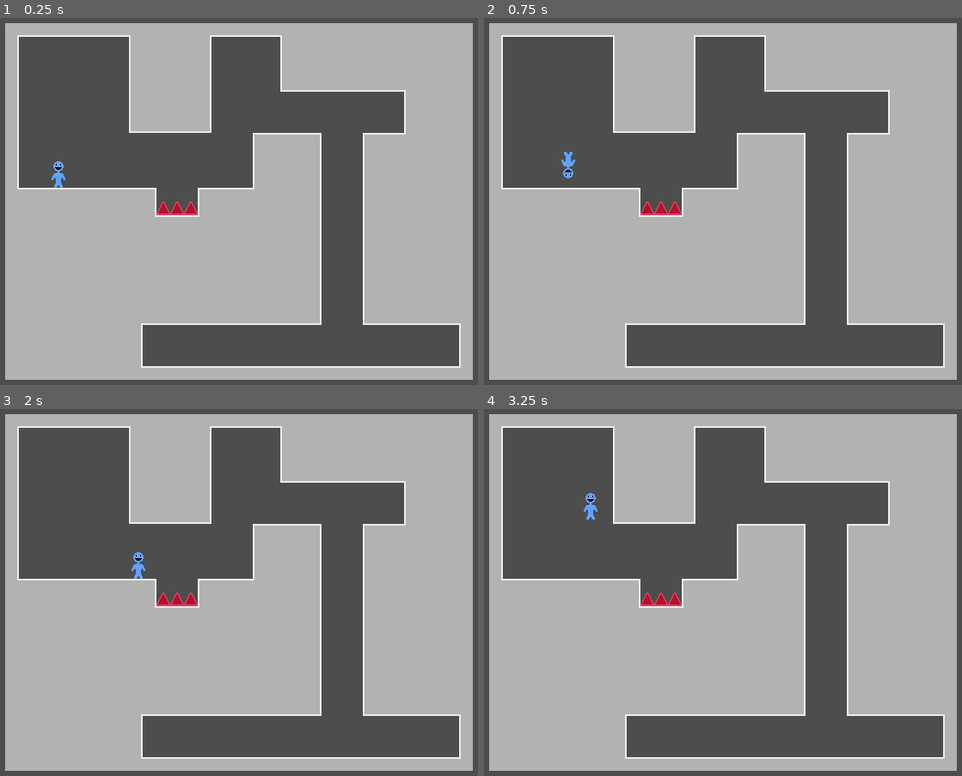
Above: before the commit, frames 1-4 (two rows, left to right).
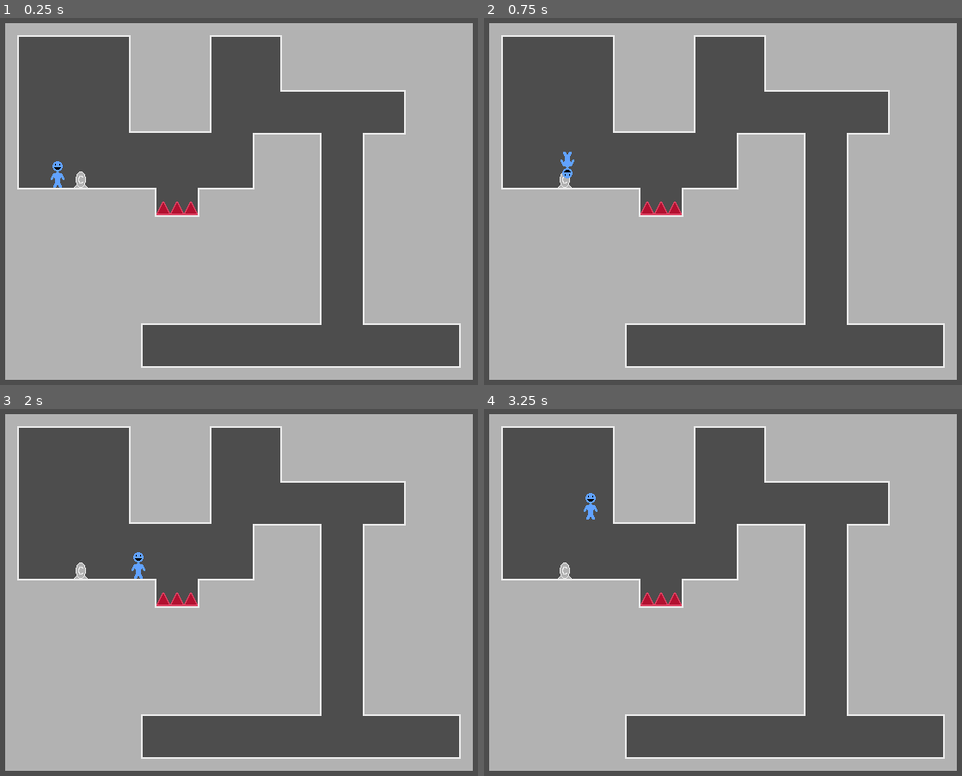
Above: after the commit, the same moments.

Repository: jakemeinershagen/WWW
Game: Godot game, scene res://scenes/room.tscn
The game is run twice, just before and just after one commit, with the same random seed, the same clock (stepped at 60 frames per second) and the same inputs.
Inputs:
- Up to frame 1 (0.25 s): no input
- Up to frame 2 (0.75 s): tap Enter at 0.5 s; hold D (right) from 0.53 s (still down); tap W (switch_gravity) at 0.6 s
- Up to frame 3 (2 s): keep holding D (right); tap W (switch_gravity) at 1.35 s
- Up to frame 4 (3.25 s): release D (right) at 2.03 s; hold A (left) 2.03-2.78 s; tap W (switch_gravity) at 2.1, 2.85 s; hold D (right) from 2.78 s (still down)

The runs differ from the first frame. In frame 1, 0.1% of the frame differs, in the area x 10-19%, y 39-47%; in frame 2, 0.1%; in frame 3, less than 0.1%; in frame 4, less than 0.1%.

Commit message:
checkpoints working

Diff:
--- a/project.godot
+++ b/project.godot
@@ -47,6 +47,7 @@
 
 2d_physics/layer_1="player"
 2d_physics/layer_2="tilemap"
+2d_physics/layer_3="checkpoints"
 
 [rendering]
 
--- /dev/null
+++ b/scenes/checkpoint.tscn
@@ -0,0 +1,24 @@
+[gd_scene load_steps=4 format=3 uid="uid://dv3d1fyvdedfy"]
+
+[ext_resource type="Texture2D" uid="uid://chii8poj5kkdx" path="res://assets/checkpoint.png" id="1_55ck4"]
+[ext_resource type="Script" path="res://scripts/checkpoint.gd" id="1_qbvig"]
+
+[sub_resource type="CapsuleShape2D" id="CapsuleShape2D_kcwgg"]
+radius = 6.0
+height = 20.0
+
+[node name="Checkpoint" type="Node2D"]
+z_index = -1
+script = ExtResource("1_qbvig")
+
+[node name="Sprite" type="Sprite2D" parent="."]
+texture = ExtResource("1_55ck4")
+
+[node name="Area2D" type="Area2D" parent="."]
+collision_layer = 4
+
+[node name="CollisionShape2D" type="CollisionShape2D" parent="Area2D"]
+position = Vector2(0, 6)
+shape = SubResource("CapsuleShape2D_kcwgg")
+
+[connection signal="body_entered" from="Area2D" to="." method="_on_area_2d_body_entered"]
--- a/scenes/player.tscn
+++ b/scenes/player.tscn
@@ -7,7 +7,7 @@
 size = Vector2(12, 31)
 
 [node name="Player" type="CharacterBody2D"]
-collision_mask = 2
+collision_mask = 6
 script = ExtResource("1_fm5ul")
 
 [node name="Sprite2D" type="Sprite2D" parent="."]
--- a/scenes/room.tscn
+++ b/scenes/room.tscn
@@ -1,7 +1,8 @@
-[gd_scene load_steps=7 format=4 uid="uid://dybxlo0nsmnew"]
+[gd_scene load_steps=8 format=4 uid="uid://dybxlo0nsmnew"]
 
 [ext_resource type="Texture2D" uid="uid://bo2y7egqrwo65" path="res://assets/tiles.png" id="1_4ukwi"]
 [ext_resource type="PackedScene" uid="uid://bda87encvjb6w" path="res://scenes/player.tscn" id="2_4qf34"]
+[ext_resource type="PackedScene" uid="uid://dv3d1fyvdedfy" path="res://scenes/checkpoint.tscn" id="3_o5r34"]
 
 [sub_resource type="TileSetAtlasSource" id="TileSetAtlasSource_aaxxj"]
 texture = ExtResource("1_4ukwi")
@@ -72,4 +73,7 @@
 tile_set = SubResource("TileSet_x7hqo")
 
 [node name="Player" parent="." instance=ExtResource("2_4qf34")]
-position = Vector2(142, 215)
+position = Vector2(141, 224)
+
+[node name="Checkpoint" parent="." instance=ExtResource("3_o5r34")]
+position = Vector2(168, 224)
--- /dev/null
+++ b/scripts/checkpoint.gd
@@ -0,0 +1,8 @@
+extends Node2D
+class_name Checkpoint
+
+
+func _on_area_2d_body_entered(body: Node2D) -> void:
+	print("yes")
+	if body is Player:
+		body.checkpoint = position
--- a/scripts/player.gd
+++ b/scripts/player.gd
@@ -1,11 +1,12 @@
 extends CharacterBody2D
-
+class_name Player
 
 const SPEED = 150.0
 const JUMP_VELOCITY = -400.0
 
 var gravity = Vector2(0, 980)
 
+@onready var checkpoint = position
 
 func _physics_process(delta: float) -> void:
 	# Handle jump.
@@ -34,4 +35,10 @@
 		body = collision.get_collider()
 
 	if body and body.name == "Spikes":
-		print("spikes")
+		die()
+
+
+func die():
+	position = checkpoint
+	velocity = Vector2.ZERO
+	print("ded")
